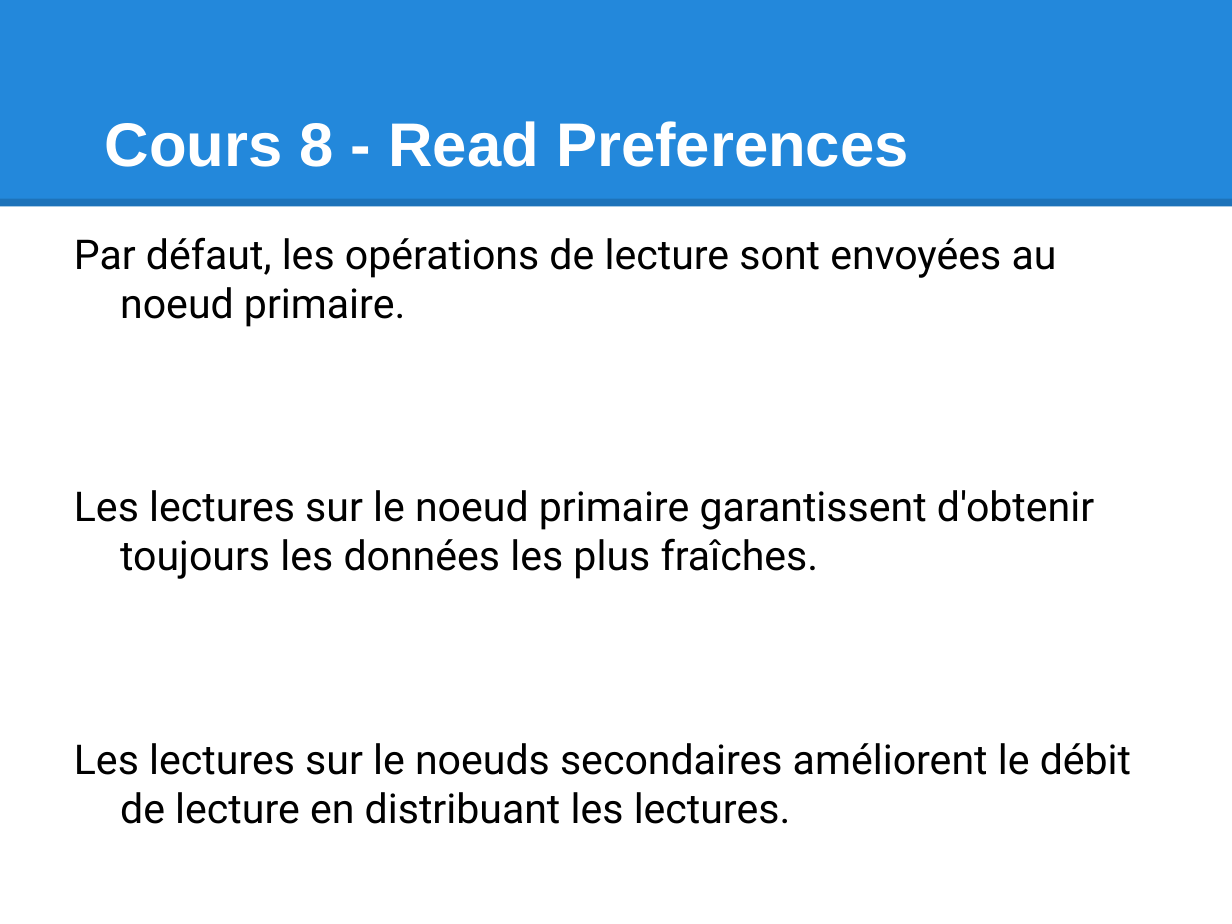
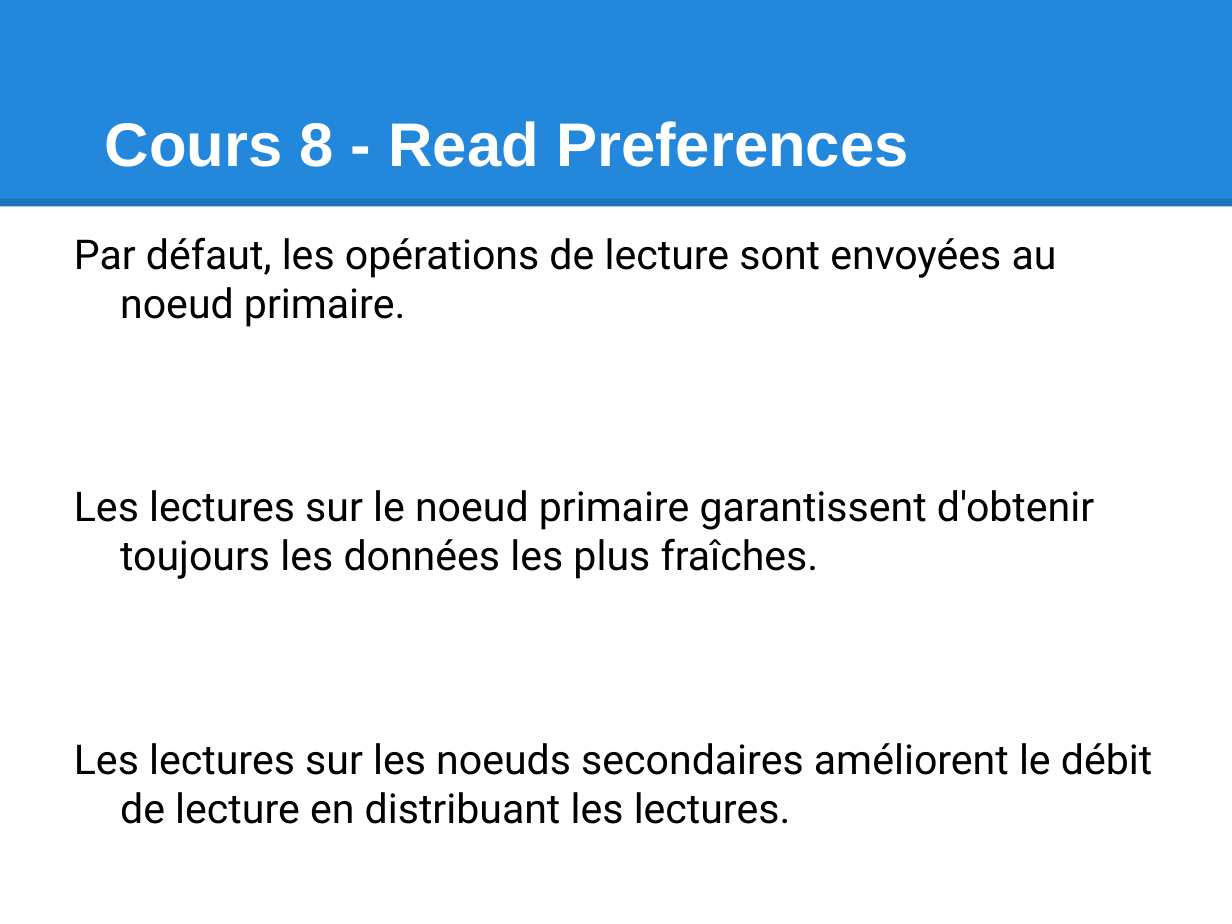
Before and after one commit to linkedinDant/master, a slide deck: slide 65 of mongodb/cours/Cours_NoSQL.pptx. Drawn at 1232x924 pixels with LibreOffice and Linux fonts; fonts in the diff are those of the drawing. Boxes give left, top, right and bottom in pixels: in the first picture for what was removed or moved away, otherwise in the second. Text is boxed around its words. In the diff, an @@ line names an element or a change of style, - is before the commit and + after.

Commit message:
Mise à jour des cours NoSQL

```diff
--- a/mongodb/cours/Cours_NoSQL.pptx
+++ b/mongodb/cours/Cours_NoSQL.pptx
@@ text at (74,743,1152,824): text changed @@
-Les lectures sur le noeuds secondaires améliorent le débit de lecture en distribuant les lectures.
+Les lectures sur les noeuds secondaires améliorent le débit de lecture en distribuant les lectures.
```
Also in this commit, not shown: 3 other slides changed, 1 other file.
